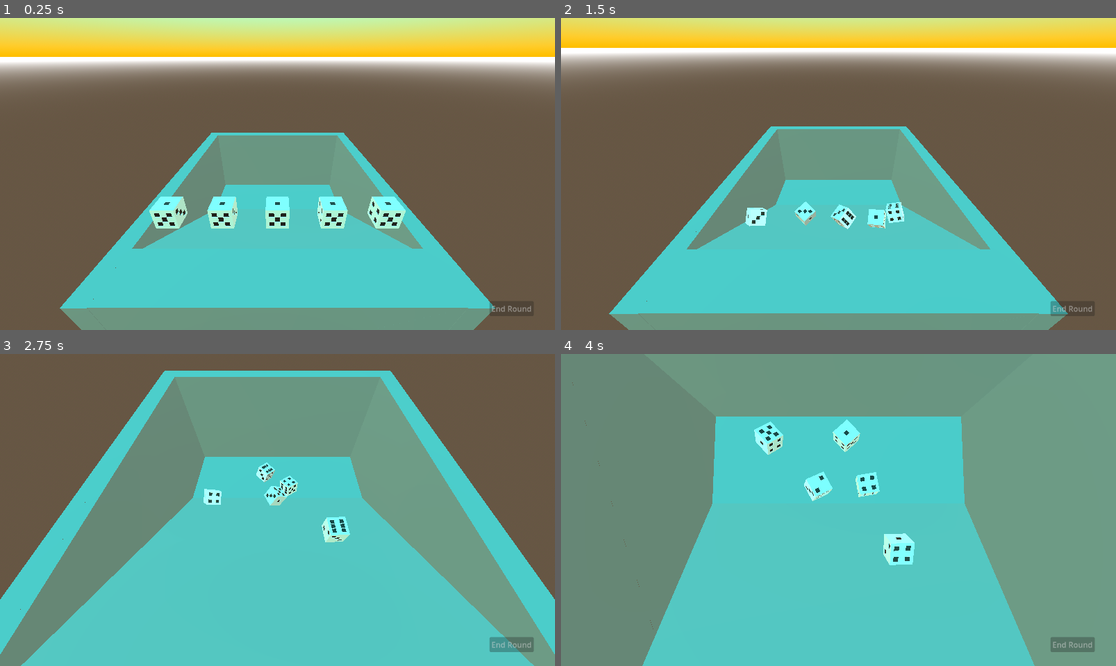
Above: before the commit, frames 1-4 (two rows, left to right).
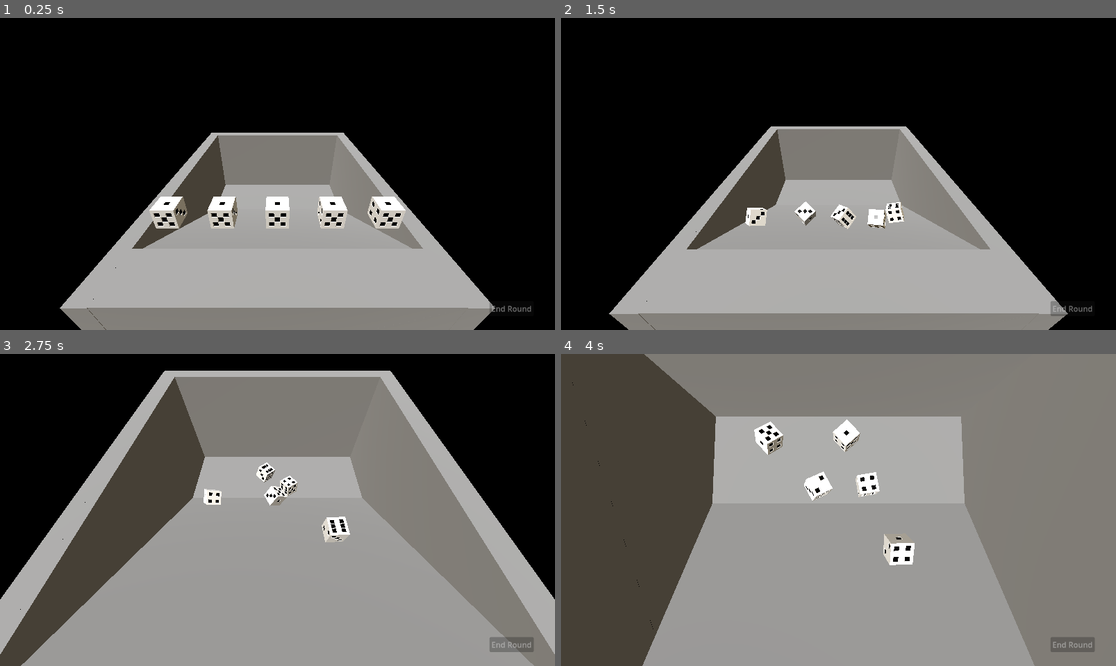
Above: after the commit, the same moments.

Repository: Inglo-Games/SigmaDiceGame
Game: Godot game, scene res://Scenes/Game.tscn
Two runs of this game, one before a commit and one after it. Both use one fixed random seed, a clock stepped at 60 frames per second and the inputs below.
Inputs (mouse positions are in pixels of both pictures, inside the frame that each line leads up to):
- Up to frame 1 (0.25 s): no input
- Up to frame 2 (1.5 s): tap Enter at 0.5 s; move the mouse to (960, 158) at 0.52 s; tap Space (launch_dice) at 0.6 s; click (960, 158) at 0.67 s; move the mouse to (727, 189) at 1.27 s; click (727, 189) at 1.35 s
- Up to frame 3 (2.75 s): move the mouse to (333, 441) at 2.02 s; tap Space (launch_dice) at 2.1 s; click (333, 441) at 2.17 s
- Up to frame 4 (4 s): move the mouse to (810, 572) at 2.77 s; click (810, 572) at 2.85 s; move the mouse to (1005, 556) at 3.52 s; tap Space (launch_dice) at 3.6 s; click (1005, 556) at 3.67 s

The runs differ from the first frame. In frame 1, 97% of the frame differs, in the area x 0-100%, y 0-100%; in frame 2, 99%; in frame 3, 100%; in frame 4, 97%.

Commit message:
Fix skybox color and add directional light

Diff:
--- /dev/null
+++ b/game/Materials/basic_box_material.tres
@@ -0,0 +1,5 @@
+[gd_resource type="StandardMaterial3D" format=3 uid="uid://duug3ho2gnoal"]
+
+[resource]
+render_priority = -1
+albedo_color = Color(0.564706, 0.564706, 0.564706, 1)
--- a/game/Scenes/DiceBox.tscn
+++ b/game/Scenes/DiceBox.tscn
@@ -1,4 +1,6 @@
-[gd_scene format=3 uid="uid://dl3po7st13ed5"]
+[gd_scene load_steps=2 format=3 uid="uid://dl3po7st13ed5"]
+
+[ext_resource type="Material" uid="uid://duug3ho2gnoal" path="res://Materials/basic_box_material.tres" id="1_k8to4"]
 
 [node name="DiceBox" type="CSGCombiner3D"]
 use_collision = true
@@ -6,16 +8,20 @@
 [node name="CSGOuterBox" type="CSGBox3D" parent="."]
 transform = Transform3D(1, 0, 0, 0, 1, 0, 0, 0, 1, 0, -2, -5)
 size = Vector3(8, 4, 10)
+material = ExtResource("1_k8to4")
 
 [node name="CSGInnerBox" type="CSGBox3D" parent="."]
 transform = Transform3D(1, 0, 0, 0, 1, 0, 0, 0, 1, 0, -1.74445, -4.73362)
 operation = 2
 size = Vector3(7, 3.5, 9.5)
+material = ExtResource("1_k8to4")
 
 [node name="CSGSlope" type="CSGBox3D" parent="."]
 transform = Transform3D(1, 0, 0, 0, 0.508711, -0.860937, 0, 0.860937, 0.508711, 0, -2.215, -3.83966)
 size = Vector3(7, 7, 1)
+material = ExtResource("1_k8to4")
 
 [node name="CSGBackBox" type="CSGBox3D" parent="."]
 transform = Transform3D(1, 0, 0, 0, 1, 0, 0, 0, 1, 0, -1.84651, -0.671153)
 size = Vector3(7, 3.694, 1.331)
+material = ExtResource("1_k8to4")
--- a/game/Scenes/Game.tscn
+++ b/game/Scenes/Game.tscn
@@ -5,17 +5,16 @@
 [ext_resource type="PackedScene" uid="uid://bnuyb0p8l4syw" path="res://Scenes/Die.tscn" id="2_a2hh2"]
 
 [sub_resource type="ProceduralSkyMaterial" id="ProceduralSkyMaterial_ly2ab"]
-sky_top_color = Color(0.156863, 0.631373, 0.807843, 1)
+sky_top_color = Color(0.854902, 0.854902, 0.854902, 1)
 sky_horizon_color = Color(0.541176, 0.372549, 0, 1)
 
 [sub_resource type="Sky" id="Sky_v6gxa"]
 sky_material = SubResource("ProceduralSkyMaterial_ly2ab")
 
 [sub_resource type="Environment" id="Environment_ajpux"]
-background_mode = 2
-background_energy_multiplier = 2.0
+background_mode = 1
 sky = SubResource("Sky_v6gxa")
-reflected_light_source = 2
+ambient_light_source = 3
 
 [sub_resource type="BoxShape3D" id="BoxShape3D_rm4pm"]
 size = Vector3(7, 1, 2.75)
@@ -53,6 +52,9 @@
 transform = Transform3D(1, 0, 0, 0, 1, 0, 0, 0, 1, 0, -3.9, -8)
 shape = SubResource("BoxShape3D_rm4pm")
 
+[node name="DirectionalLight3D" type="DirectionalLight3D" parent="."]
+transform = Transform3D(0.583143, -0.707107, -0.39993, 0.565586, -1.91925e-08, 0.824689, -0.583143, -0.707107, 0.39993, -2, 7, 5)
+
 [node name="ButtonContainer" type="HBoxContainer" parent="."]
 anchors_preset = 3
 anchor_left = 1.0
